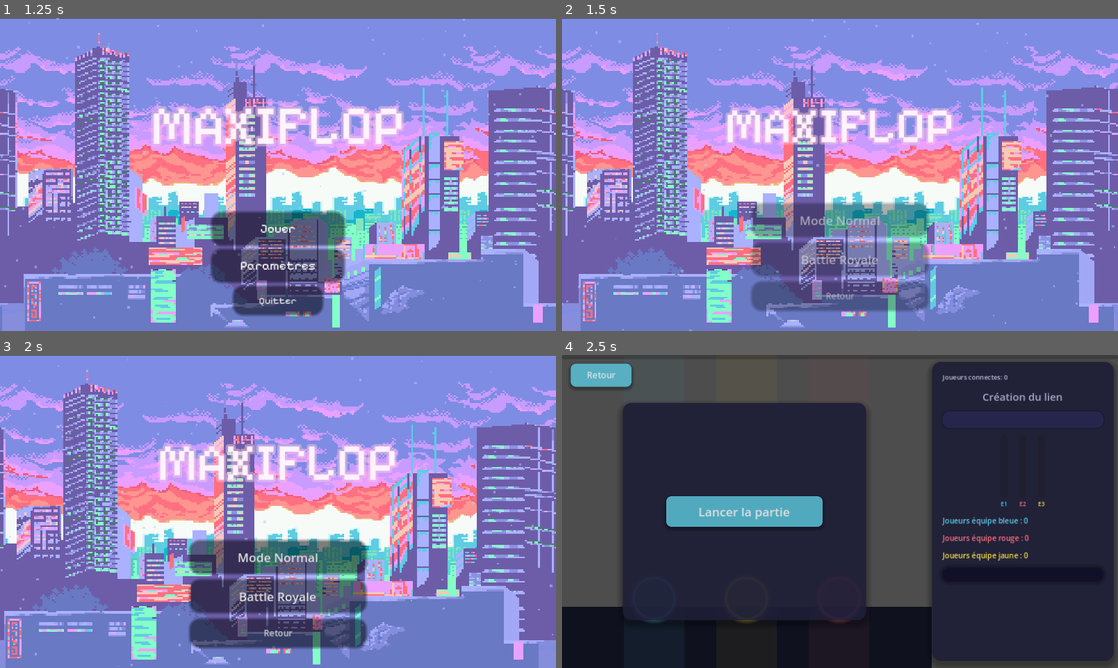
Above: before the commit, frames 1-4 (two rows, left to right).
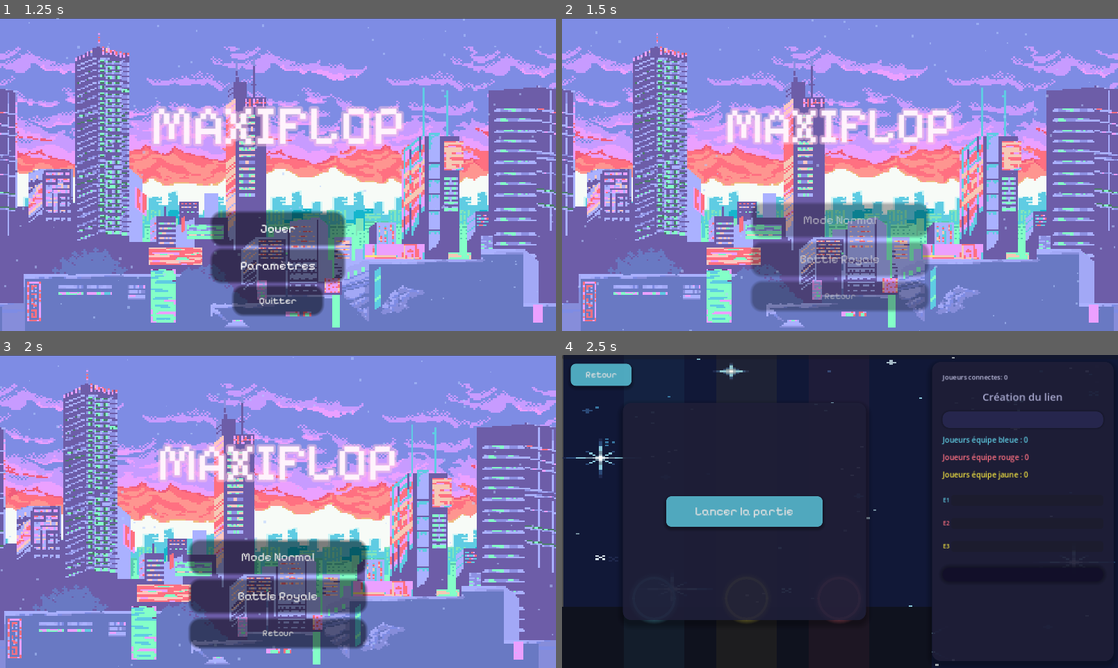
Above: after the commit, the same moments.

Repository: Maxx-bl/maxiflop
Game: Godot game, scene res://scenes/MainMenu.tscn
The game is run twice, just before and just after one commit, with the same random seed, the same clock (stepped at 60 frames per second) and the same inputs. Sound files missing from this copy of the repository are replaced by a short silence.
Inputs:
- Up to frame 1 (1.25 s): tap Enter at 0.5 s
- Up to frame 2 (1.5 s): click "Jouer" at 1.25 s
- Up to frame 3 (2 s): no input
- Up to frame 4 (2.5 s): click "Mode Normal" at 2 s

Frame 1 is identical in both runs. In frame 2, 0.4% of the frame differs, in the area x 42-58%, y 63-90%; in frame 3, 0.6%; in frame 4, 28%, in the area x 0-100%, y 0-100%.

Commit message:
ajout des design

Diff:
--- a/maxiflop-src/scenes/GameScreen.tscn
+++ b/maxiflop-src/scenes/GameScreen.tscn
@@ -1,10 +1,14 @@
-[gd_scene load_steps=17 format=3 uid="uid://cfyaf4ikyente"]
-
-[ext_resource type="Script" uid="uid://d34qiog5r04a8" path="res://scripts/GameScreen.gd" id="1"]
-[ext_resource type="Script" uid="uid://xbd1n2xwhom3" path="res://scripts/NoteSpawner.gd" id="2"]
-[ext_resource type="Script" uid="uid://dkacnraee3abq" path="res://scripts/HitZone.gd" id="3"]
+[gd_scene load_steps=24 format=3 uid="uid://cfyaf4ikyente"]
+
+[ext_resource type="Script" path="res://scripts/GameScreen.gd" id="1"]
+[ext_resource type="Script" path="res://scripts/NoteSpawner.gd" id="2"]
+[ext_resource type="Script" path="res://scripts/HitZone.gd" id="3"]
 [ext_resource type="PackedScene" uid="uid://dcwqtomkrgupn" path="res://scenes/Note.tscn" id="4"]
 [ext_resource type="AudioStream" uid="uid://dcf34i1jfenko" path="res://assets/test_kick_6s.wav" id="5_xpdqc"]
+[ext_resource type="FontFile" uid="uid://b4ve68u3poffy" path="res://assets/Ecriture/PixelifySans-VariableFont_wght.ttf" id="6_xvbay"]
+[ext_resource type="Texture2D" uid="uid://dyvouf8b51x5b" path="res://assets/GameScreenBack/Space Background.png" id="7_4j5qn"]
+[ext_resource type="Script" path="res://scenes/fond.gd" id="7_wswou"]
+[ext_resource type="Texture2D" uid="uid://dpw1hqbxawj7n" path="res://assets/GameScreenBack/star2.png" id="8_sk67e"]
 
 [sub_resource type="StyleBoxFlat" id="StyleBoxFlat_ring_blue"]
 bg_color = Color(0, 0, 0, 0)
@@ -121,6 +125,15 @@
 shadow_color = Color(0, 0, 0, 0.2)
 shadow_size = 5
 
+[sub_resource type="StyleBoxFlat" id="StyleBoxFlat_44tku"]
+bg_color = Color(0.372549, 0.803922, 0.894118, 1)
+
+[sub_resource type="StyleBoxFlat" id="StyleBoxFlat_cs1ym"]
+bg_color = Color(1, 0.439216, 0.505882, 1)
+
+[sub_resource type="StyleBoxFlat" id="StyleBoxFlat_k8mal"]
+bg_color = Color(0.748873, 0.643717, 0.263296, 1)
+
 [sub_resource type="StyleBoxFlat" id="StyleBoxFlat_leaderboard"]
 content_margin_left = 16.0
 content_margin_top = 16.0
@@ -239,6 +252,7 @@
 custom_minimum_size = Vector2(360, 70)
 layout_mode = 2
 size_flags_horizontal = 4
+theme_override_fonts/font = ExtResource("6_xvbay")
 theme_override_font_sizes/font_size = 28
 theme_override_styles/hover = SubResource("StyleBoxFlat_button_hover")
 theme_override_styles/pressed = SubResource("StyleBoxFlat_button_hover")
@@ -270,6 +284,7 @@
 offset_right = 840.0
 offset_bottom = 450.0
 theme_override_colors/font_color = Color(1, 1, 1, 0.9)
+theme_override_fonts/font = ExtResource("6_xvbay")
 theme_override_font_sizes/font_size = 200
 text = "5"
 horizontal_alignment = 1
@@ -280,6 +295,7 @@
 offset_right = 840.0
 offset_bottom = 200.0
 theme_override_colors/font_color = Color(1, 1, 1, 0.9)
+theme_override_fonts/font = ExtResource("6_xvbay")
 theme_override_font_sizes/font_size = 56
 text = "Salle d'attente"
 horizontal_alignment = 1
@@ -290,6 +306,7 @@
 offset_top = 20.0
 offset_right = 160.0
 offset_bottom = 70.0
+theme_override_fonts/font = ExtResource("6_xvbay")
 theme_override_font_sizes/font_size = 20
 theme_override_styles/hover = SubResource("StyleBoxFlat_button_hover")
 theme_override_styles/pressed = SubResource("StyleBoxFlat_button_hover")
@@ -307,6 +324,7 @@
 [node name="Label" type="Label" parent="HUD/ErrorToast"]
 layout_mode = 2
 theme_override_colors/font_color = Color(1, 1, 1, 1)
+theme_override_fonts/font = ExtResource("6_xvbay")
 theme_override_font_sizes/font_size = 18
 text = "Pas assez de joueurs"
 horizontal_alignment = 1
@@ -349,22 +367,34 @@
 theme_override_font_sizes/font_size = 15
 horizontal_alignment = 1
 
-[node name="RacePanel" type="HBoxContainer" parent="HUD/RightPanel/VBox"]
+[node name="TeamAScore" type="Label" parent="HUD/RightPanel/VBox"]
+layout_mode = 2
+theme_override_colors/font_color = Color(0.373, 0.804, 0.894, 1)
+theme_override_font_sizes/font_size = 17
+text = "Equipe bleue: 0"
+
+[node name="TeamBScore" type="Label" parent="HUD/RightPanel/VBox"]
+layout_mode = 2
+theme_override_colors/font_color = Color(1, 0.439, 0.506, 1)
+theme_override_font_sizes/font_size = 17
+text = "Equipe rouge: 0"
+
+[node name="TeamCScore" type="Label" parent="HUD/RightPanel/VBox"]
+layout_mode = 2
+theme_override_colors/font_color = Color(0.941, 0.878, 0.251, 1)
+theme_override_font_sizes/font_size = 17
+text = "Equipe jaune: 0"
+
+[node name="RacePanel" type="VBoxContainer" parent="HUD/RightPanel/VBox"]
 custom_minimum_size = Vector2(0, 170)
 layout_mode = 2
 theme_override_constants/separation = 28
 alignment = 1
 
-[node name="TeamATrack" type="VBoxContainer" parent="HUD/RightPanel/VBox/RacePanel"]
+[node name="TeamATrack" type="HBoxContainer" parent="HUD/RightPanel/VBox/RacePanel"]
 layout_mode = 2
 theme_override_constants/separation = 4
 alignment = 2
-
-[node name="TeamAProgress" type="ProgressBar" parent="HUD/RightPanel/VBox/RacePanel/TeamATrack"]
-custom_minimum_size = Vector2(10, 145)
-layout_mode = 2
-fill_mode = 3
-show_percentage = false
 
 [node name="TeamALabel" type="Label" parent="HUD/RightPanel/VBox/RacePanel/TeamATrack"]
 layout_mode = 2
@@ -373,16 +403,16 @@
 text = "E1"
 horizontal_alignment = 1
 
-[node name="TeamBTrack" type="VBoxContainer" parent="HUD/RightPanel/VBox/RacePanel"]
+[node name="TeamAProgress" type="ProgressBar" parent="HUD/RightPanel/VBox/RacePanel/TeamATrack"]
+custom_minimum_size = Vector2(350, 25)
+layout_mode = 2
+theme_override_styles/fill = SubResource("StyleBoxFlat_44tku")
+show_percentage = false
+
+[node name="TeamBTrack" type="HBoxContainer" parent="HUD/RightPanel/VBox/RacePanel"]
 layout_mode = 2
 theme_override_constants/separation = 4
 alignment = 2
-
-[node name="TeamBProgress" type="ProgressBar" parent="HUD/RightPanel/VBox/RacePanel/TeamBTrack"]
-custom_minimum_size = Vector2(10, 145)
-layout_mode = 2
-fill_mode = 3
-show_percentage = false
 
 [node name="TeamBLabel" type="Label" parent="HUD/RightPanel/VBox/RacePanel/TeamBTrack"]
 layout_mode = 2
@@ -391,16 +421,16 @@
 text = "E2"
 horizontal_alignment = 1
 
-[node name="TeamCTrack" type="VBoxContainer" parent="HUD/RightPanel/VBox/RacePanel"]
+[node name="TeamBProgress" type="ProgressBar" parent="HUD/RightPanel/VBox/RacePanel/TeamBTrack"]
+custom_minimum_size = Vector2(350, 25)
+layout_mode = 2
+theme_override_styles/fill = SubResource("StyleBoxFlat_cs1ym")
+show_percentage = false
+
+[node name="TeamCTrack" type="HBoxContainer" parent="HUD/RightPanel/VBox/RacePanel"]
 layout_mode = 2
 theme_override_constants/separation = 4
 alignment = 2
-
-[node name="TeamCProgress" type="ProgressBar" parent="HUD/RightPanel/VBox/RacePanel/TeamCTrack"]
-custom_minimum_size = Vector2(10, 145)
-layout_mode = 2
-fill_mode = 3
-show_percentage = false
 
 [node name="TeamCLabel" type="Label" parent="HUD/RightPanel/VBox/RacePanel/TeamCTrack"]
 layout_mode = 2
@@ -409,23 +439,11 @@
 text = "E3"
 horizontal_alignment = 1
 
-[node name="TeamAScore" type="Label" parent="HUD/RightPanel/VBox"]
-layout_mode = 2
-theme_override_colors/font_color = Color(0.373, 0.804, 0.894, 1)
-theme_override_font_sizes/font_size = 17
-text = "Equipe bleue: 0"
-
-[node name="TeamBScore" type="Label" parent="HUD/RightPanel/VBox"]
-layout_mode = 2
-theme_override_colors/font_color = Color(1, 0.439, 0.506, 1)
-theme_override_font_sizes/font_size = 17
-text = "Equipe rouge: 0"
-
-[node name="TeamCScore" type="Label" parent="HUD/RightPanel/VBox"]
-layout_mode = 2
-theme_override_colors/font_color = Color(0.941, 0.878, 0.251, 1)
-theme_override_font_sizes/font_size = 17
-text = "Equipe jaune: 0"
+[node name="TeamCProgress" type="ProgressBar" parent="HUD/RightPanel/VBox/RacePanel/TeamCTrack"]
+custom_minimum_size = Vector2(350, 25)
+layout_mode = 2
+theme_override_styles/fill = SubResource("StyleBoxFlat_k8mal")
+show_percentage = false
 
 [node name="LeaderboardPanel" type="PanelContainer" parent="HUD/RightPanel/VBox"]
 layout_mode = 2
@@ -506,5 +524,26 @@
 theme_override_styles/normal = SubResource("StyleBoxFlat_button_normal")
 text = "≡  Retour Menu"
 
+[node name="Game_screen" type="ParallaxBackground" parent="."]
+script = ExtResource("7_wswou")
+
+[node name="CoucheBack" type="ParallaxLayer" parent="Game_screen"]
+motion_mirroring = Vector2(0, 721)
+
+[node name="SpriteBack" type="Sprite2D" parent="Game_screen/CoucheBack"]
+texture_filter = 1
+position = Vector2(754, 362.5)
+scale = Vector2(7.51, 3.605)
+texture = ExtResource("7_4j5qn")
+
+[node name="CoucheStars" type="ParallaxLayer" parent="Game_screen"]
+motion_mirroring = Vector2(0, 721)
+
+[node name="SpriteStars" type="Sprite2D" parent="Game_screen/CoucheStars"]
+texture_filter = 1
+position = Vector2(754, 363)
+scale = Vector2(7.52, 3.63)
+texture = ExtResource("8_sk67e")
+
 [connection signal="pressed" from="HUD/ResultPanel/VBox/ButtonsHBox/RestartButton" to="." method="_on_restart_pressed"]
 [connection signal="pressed" from="HUD/ResultPanel/VBox/ButtonsHBox/MenuButton" to="." method="_on_menu_pressed"]
--- a/maxiflop-src/scenes/MainMenu.tscn
+++ b/maxiflop-src/scenes/MainMenu.tscn
@@ -157,6 +157,7 @@
 [node name="NormalButton" type="Button" parent="ModeSelection"]
 custom_minimum_size = Vector2(0, 70)
 layout_mode = 2
+theme_override_fonts/font = ExtResource("6_kklnh")
 theme_override_font_sizes/font_size = 28
 theme_override_styles/hover = SubResource("StyleBoxFlat_btn_hover")
 theme_override_styles/normal = SubResource("StyleBoxFlat_btn")
@@ -165,6 +166,7 @@
 [node name="BRButton" type="Button" parent="ModeSelection"]
 custom_minimum_size = Vector2(0, 70)
 layout_mode = 2
+theme_override_fonts/font = ExtResource("6_kklnh")
 theme_override_font_sizes/font_size = 28
 theme_override_styles/hover = SubResource("StyleBoxFlat_btn_hover")
 theme_override_styles/normal = SubResource("StyleBoxFlat_btn")
@@ -174,6 +176,7 @@
 custom_minimum_size = Vector2(0, 60)
 layout_mode = 2
 theme_override_colors/font_color = Color(0.8, 0.8, 0.8, 1)
+theme_override_fonts/font = ExtResource("6_kklnh")
 theme_override_font_sizes/font_size = 20
 theme_override_styles/hover = SubResource("StyleBoxFlat_btn_hover")
 theme_override_styles/normal = SubResource("StyleBoxFlat_btn")
--- /dev/null
+++ b/maxiflop-src/scenes/fond.gd
@@ -0,0 +1,6 @@
+extends ParallaxBackground
+
+@export var vitesse_defilement : float = 150.0
+
+func _process(delta):
+	scroll_offset.y += vitesse_defilement * delta
Binary file added: maxiflop-src/assets/mascotte/bobA.png
Not shown, added: maxiflop-src/assets/mascotte/bobA.png.import
Binary file added: maxiflop-src/assets/mascotte/bobB.png
Not shown, added: maxiflop-src/assets/mascotte/bobB.png.import
Binary file added: maxiflop-src/assets/mascotte/bobC.png
Not shown, added: maxiflop-src/assets/mascotte/bobC.png.import
